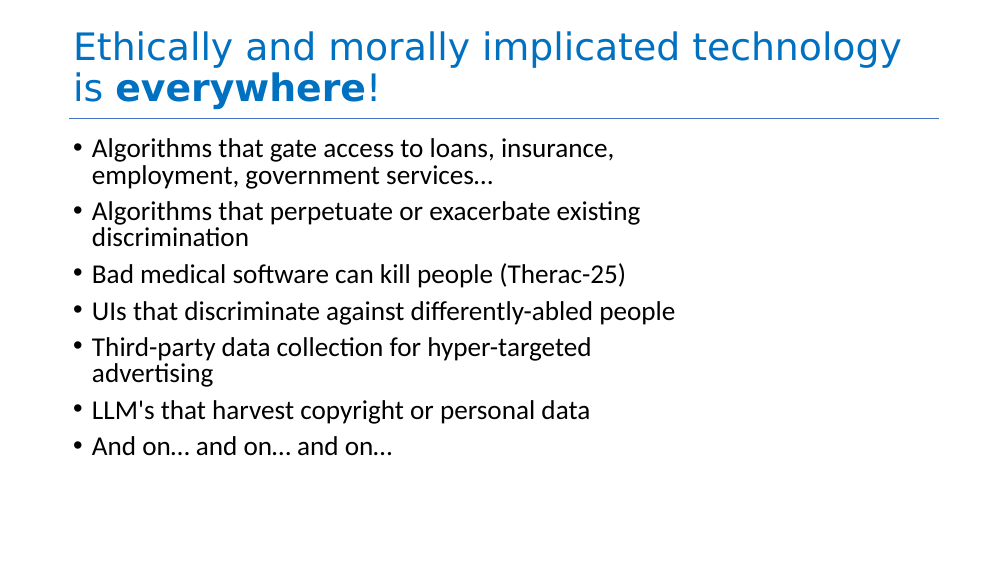
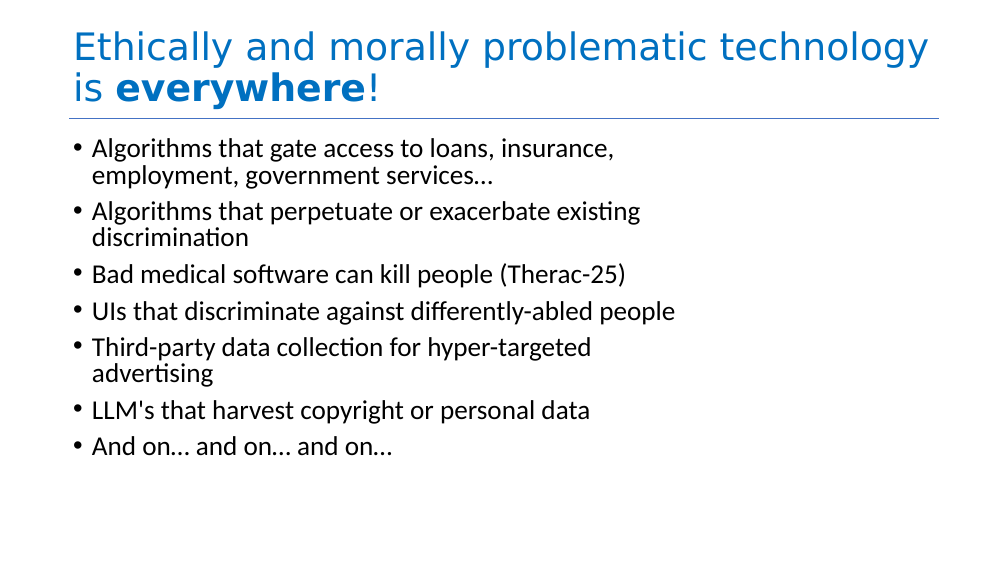
Before and after one commit to neu-se/CS4530-Fall-2025, a slide deck: slide 3 of Slides/Module 16A Engineering Ethical Software.pptx. Drawn at 1008x567 pixels with LibreOffice and Linux fonts; fonts in the diff are those of the drawing. Boxes give left, top, right and bottom in pixels: in the first picture for what was removed or moved away, otherwise in the second. Text is boxed around its words. In the diff, an @@ line names an element or a change of style, - is before the commit and + after.

```diff
--- a/Slides/Module 16A Engineering Ethical Software.pptx
+++ b/Slides/Module 16A Engineering Ethical Software.pptx
@@ title at (x1=73, y1=31, x2=930, y2=109): text changed @@
-Ethically and morally implicated technology is everywhere!
+Ethically and morally problematic technology is everywhere!
```
Also in this commit, not shown: 5 other slides changed, 1 other file.
